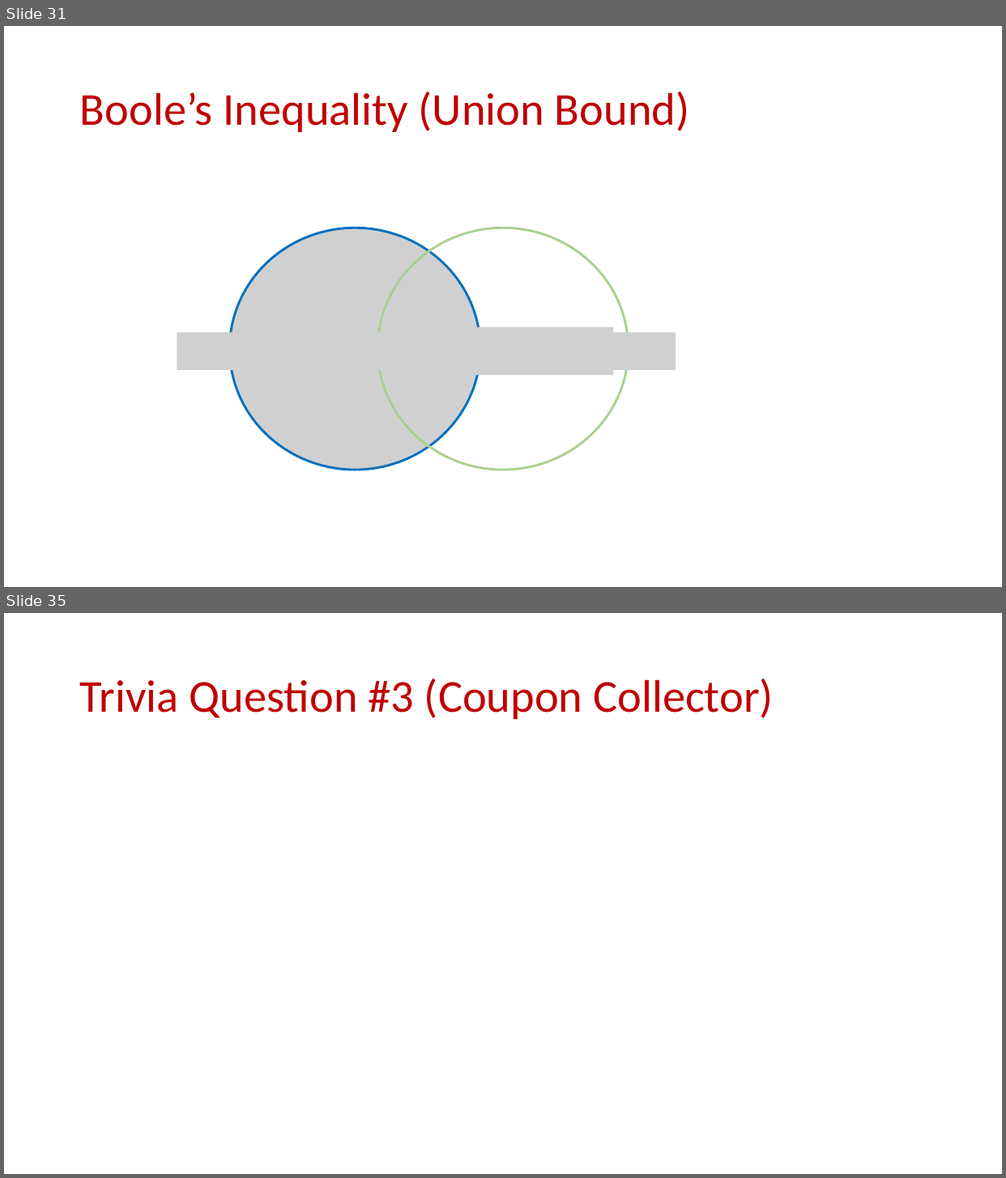
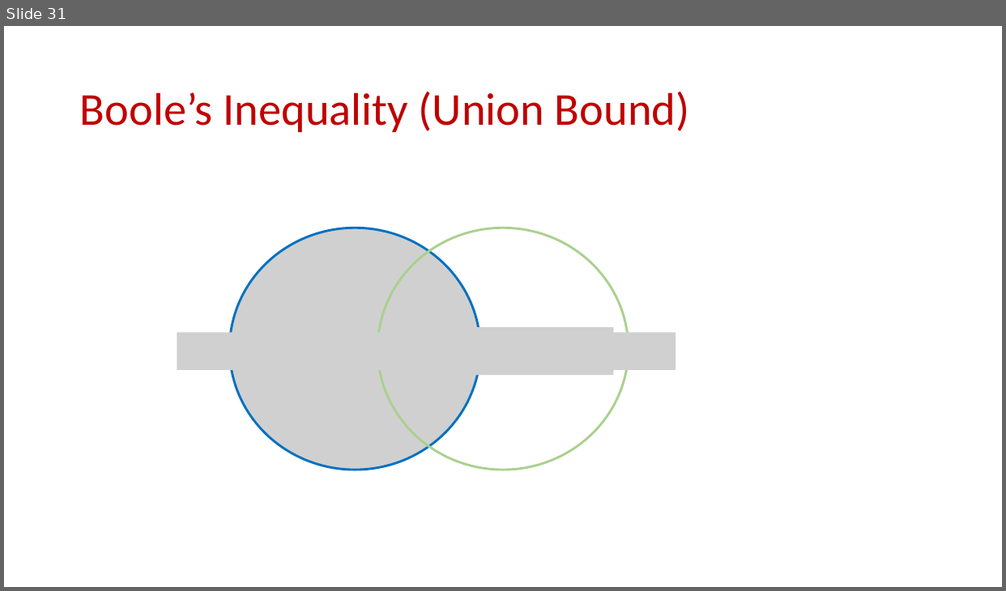
Before and after one commit to samsonzhou/samsonzhou.github.io, a slide deck: CSCE689-23/L1.pptx. Shown one above the other, each under a label of ours: slides 31 and 35 before the commit, slide 31 after it; the slides between them are not shown. The pictures are 1006x1178 and 1006x591 pixels, drawn with LibreOffice and Linux fonts; fonts in the diff are those of the drawing; grey boxes stand for pictures. Boxes give left, top, right and bottom in pixels: in the first picture for what was removed or moved away, otherwise in the second. Text is boxed around its words. In the diff, an @@ line names an element or a change of style, - is before the commit and + after.

```diff
--- a/CSCE689-23/L1.pptx
+++ b/CSCE689-23/L1.pptx
@@ slide 35 removed at [4, 613, 1002, 1174], background #FFFFFF @@
@@ title removed at [80, 679, 773, 719] @@
-Trivia Question #3 (Coupon Collector)
```
Also in this commit, not shown: 25 other slides removed, 3 other files.
